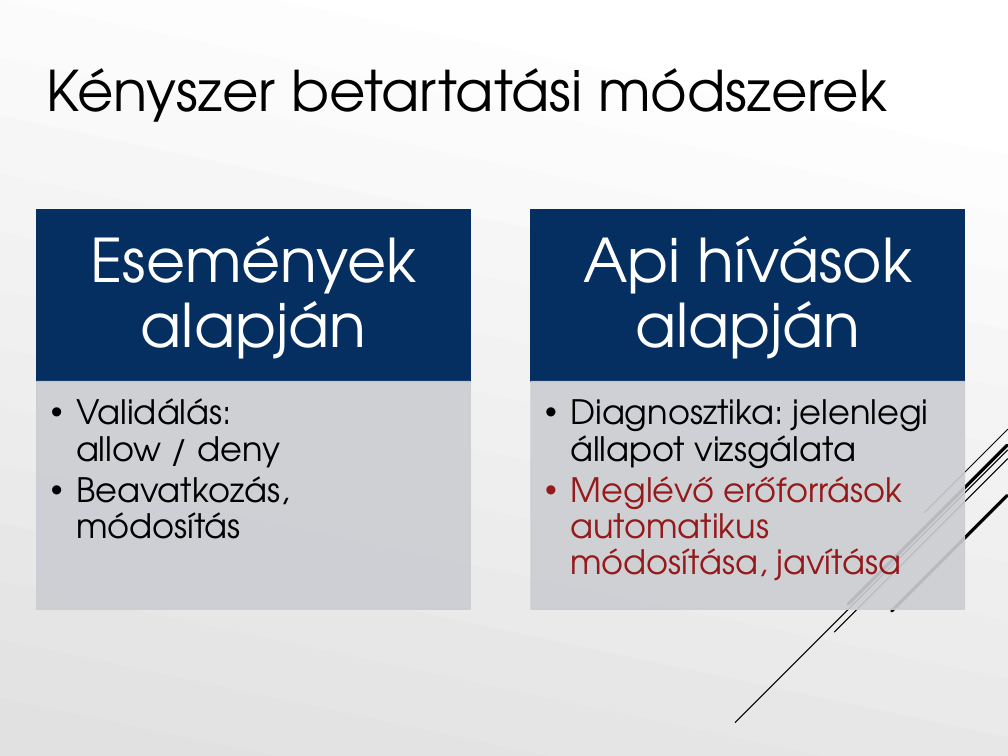
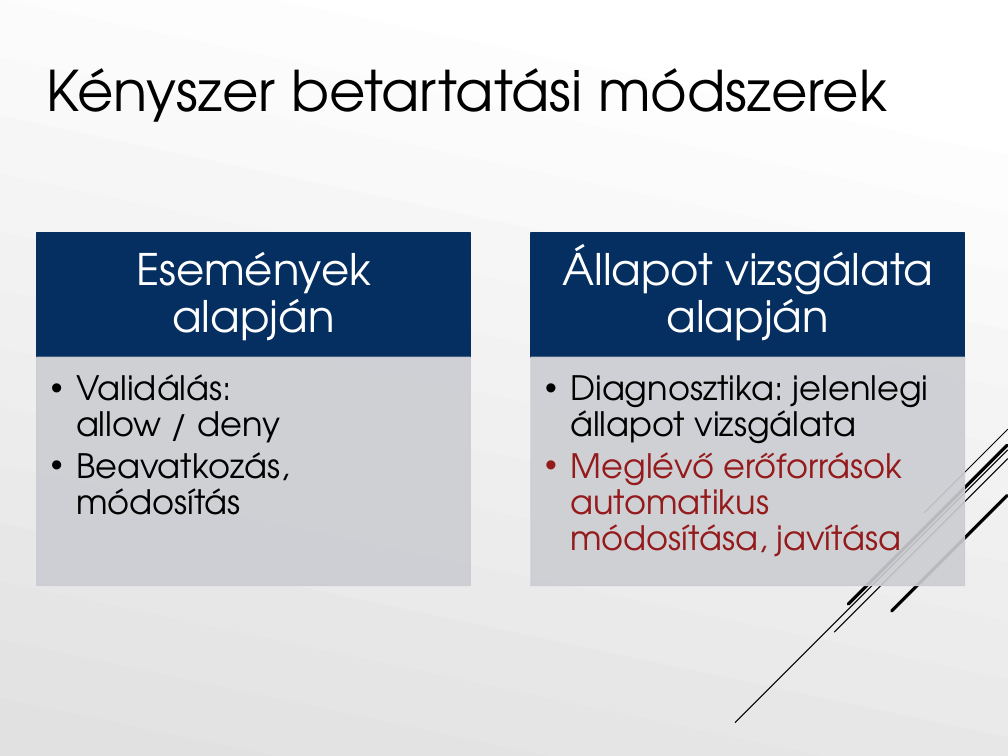
Before and after one commit to Tiegris/KonstrainR, a slide deck: slide 4 of ppt/prezi.pptx. Drawn at 1008x756 pixels with LibreOffice and Linux fonts; fonts in the diff are those of the drawing. Boxes give left, top, right and bottom in pixels: in the first picture for what was removed or moved away, otherwise in the second. Text is boxed around its words. In the diff, an @@ line names an element or a change of style, - is before the commit and + after.

```diff
--- a/ppt/prezi.pptx
+++ b/ppt/prezi.pptx
@@ text "Események alapján": place and size @@
-text "Események alapján" at box(91, 236, 417, 359)
+text "Események alapján" at box(136, 252, 371, 341)
@@ text "Események alapján" at box(136, 252, 371, 341): size 43 to 31 pt; less space between paragraphs @@
@@ rectangle: place and size @@
-rectangle at box(36, 210, 470, 382)
+rectangle at box(36, 233, 470, 357)
@@ rectangle: place and size @@
-rectangle at box(531, 210, 965, 382)
+rectangle at box(531, 233, 965, 357)
@@ text at box(562, 244, 933, 341): text changed; size 43 to 31 pt @@
-Api hívások alapján
+Állapot vizsgálata alapján
@@ 2 texts, 2 rectangles: place and size @@
-2 texts, 2 rectangles at box(36, 382, 965, 610)
+2 texts, 2 rectangles at box(36, 357, 965, 586)
```
Also in this commit, not shown: 4 other slides changed.
